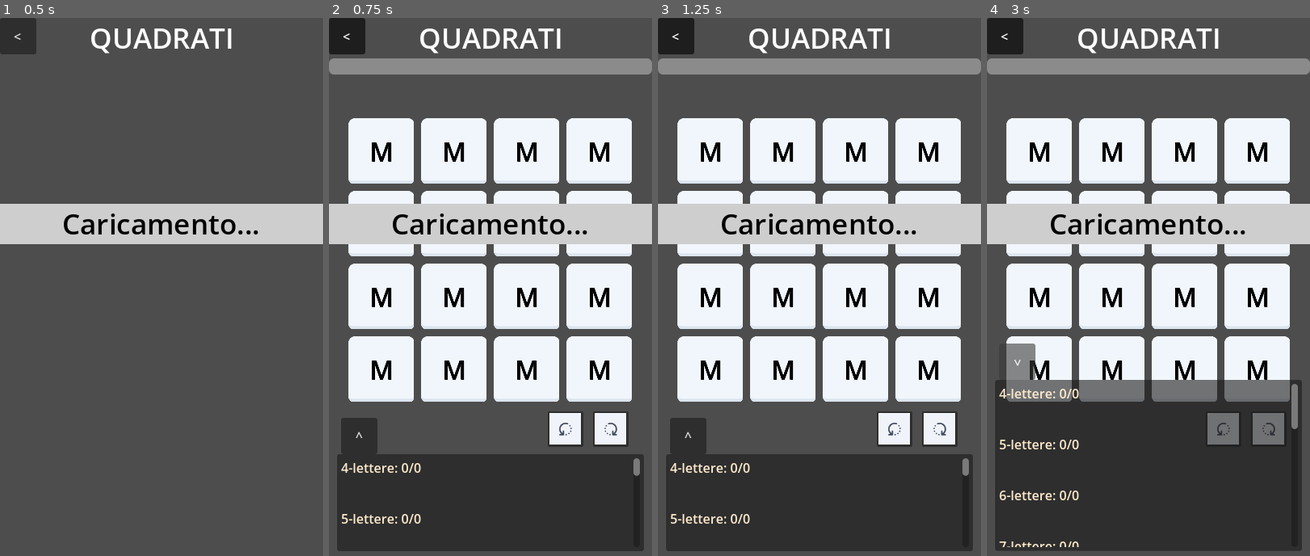
Above: before the commit, frames 1-4 (left to right).
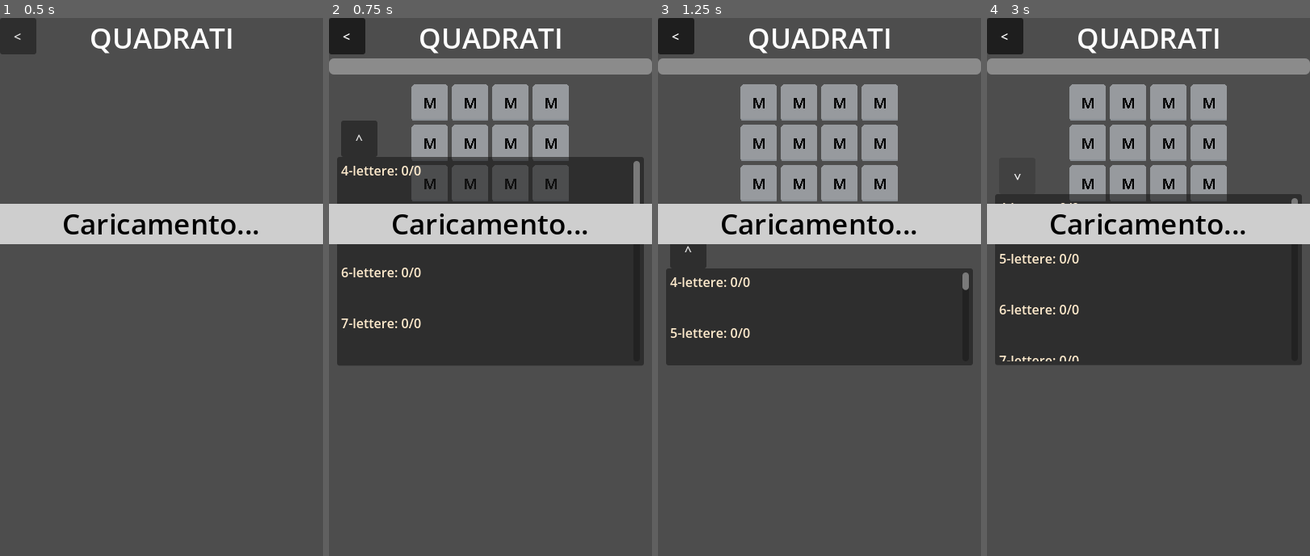
Above: after the commit, the same moments.

Repository: MarcoRizz/quadrati
Game: Godot game, scene res://scenes/main_window.tscn
Two runs of this game, one before a commit and one after it. Both use one fixed random seed, a clock stepped at 60 frames per second and the inputs below.
Inputs (mouse positions are in pixels of both pictures, inside the frame that each line leads up to):
- Up to frame 1 (0.5 s): no input
- Up to frame 2 (0.75 s): click "<" at 0.5 s
- Up to frame 3 (1.25 s): no input
- Up to frame 4 (3 s): click (1038, 152) at 1.27 s; click (1268, 426) at 2.02 s; click "^" at 2.75 s

Frame 1 is identical in both runs. In frame 2, 63% of the frame differs, in the area x 2-98%, y 12-100%; in frame 3, 60%; in frame 4, 69%, in the area x 2-98%, y 12-99%.
Error before the commit: Trying to assign value of type 'Nil' to a variable of type 'Dictionary'. (res://scripts/main_window.gd:89)
Error after the commit: Trying to assign value of type 'Nil' to a variable of type 'Dictionary'. (res://scripts/main_window.gd:87)

Commit message:
creata yesterday_game come scena

Diff:
--- /dev/null
+++ b/scenes/yesterday_game.tscn
@@ -0,0 +1,30 @@
+[gd_scene load_steps=5 format=3 uid="uid://dqt6404pkxko2"]
+
+[ext_resource type="Script" path="res://scripts/main_game.gd" id="1_04fum"]
+[ext_resource type="PackedScene" uid="uid://knuk1qdilmis" path="res://scenes/grid.tscn" id="2_qucot"]
+[ext_resource type="PackedScene" uid="uid://cbbhu4y4ff6ye" path="res://scenes/wordpanel.tscn" id="5_25nog"]
+[ext_resource type="Script" path="res://scripts/progress_bar.gd" id="7_ncndv"]
+
+[node name="Game" type="Node2D"]
+script = ExtResource("1_04fum")
+
+[node name="Grid" parent="." instance=ExtResource("2_qucot")]
+modulate = Color(0.625597, 0.625597, 0.625597, 1)
+position = Vector2(200, 130)
+scale = Vector2(0.5, 0.5)
+
+[node name="WordPanel" parent="." instance=ExtResource("5_25nog")]
+offset_left = 10.0
+offset_top = 260.0
+offset_right = 390.0
+offset_bottom = 610.0
+
+[node name="ProgressBar" type="ProgressBar" parent="."]
+offset_right = 400.0
+offset_bottom = 20.0
+max_value = 0.0
+show_percentage = false
+script = ExtResource("7_ncndv")
+
+[connection signal="show_path" from="WordPanel" to="." method="_on_wordpanel_show_path"]
+[connection signal="initials_threshold_signal" from="ProgressBar" to="Grid" method="_on_progress_bar_initials_threshold_signal"]
--- a/scripts/grid.gd
+++ b/scripts/grid.gd
@@ -32,7 +32,7 @@
 var rot_speed = 2.0
 var rot_angle = 0.0
 
-var history_mode = false
+var yesterday_mode = false
 
 # Called when the node enters the scene tree for the first time.
 func _ready() -> void:
@@ -100,10 +100,6 @@
 		(tile_size + tile_spacing) * (grid_vector.x - 1.5),
 		(tile_size + tile_spacing) * (grid_vector.y - 1.5)
 	).rotated(rot_pos)
-
-
-#func i_tile_from_attempt(i: int) -> Node2D:
-	#return tiles[attempt.xy[i].x][attempt.xy[i].y]
 
 
 func _on_tile_attempt_start(recived_tile: Node2D, letter: String) -> void:
@@ -188,7 +184,10 @@
 	attempt_tiles.clear()
 	$Path.mod_clear_points()
 	get_tree().call_group("tiles_group", "clear")
-	get_tree().call_group("tiles_group", "show_number", number_shown and not history_mode)
+	get_tree().call_group("tiles_group", "show_number", number_shown and not yesterday_mode)
 	clear.emit()
 
-	ready_for_attempt = not history_mode
+	ready_for_attempt = not yesterday_mode
+
+func set_yesterday_mode() -> void:
+	yesterday_mode = true
--- a/scripts/main_game.gd
+++ b/scripts/main_game.gd
@@ -9,7 +9,7 @@
 signal attempt_result(word_finded: AttemptResult, word: String)
 signal game_complete()
 
-var history_mode = false
+var yesterday_mode = false
 
 var words = [] #colleziono tutte le parole
 var startingWords = [] #colleziono tutti gli inizi delle parole
@@ -40,7 +40,9 @@
 
 
 func load_game(data: Dictionary):
-	$Grid.history_mode = history_mode
+	if yesterday_mode:
+		$Grid.set_yesterday_mode()
+		$WordPanel.set_yesterday_mode()
 	# Aggiungi le parole
 	for i_parola in data.words:
 		words.append(i_parola)
@@ -62,12 +64,12 @@
 		$ProgressBar.increase(i_parola)
 		$Grid.set_answer(AttemptResult.NEW_FIND, i_parola)
 
-	# Se sono in history_mode rivelo le rimanenti
-	if history_mode:
+	# Se sono in yesterday_mode rivelo le rimanenti
+	if yesterday_mode:
 		$WordPanel.reveal_remaining_words()
 
 func _on_grid_clear_grid() -> void:
-	if $ProgressBar.value >= $ProgressBar.max_value and not $Grid.history_mode:
+	if $ProgressBar.value >= $ProgressBar.max_value and not $Grid.yesterday_mode:
 		game_complete.emit()
 
 
--- a/scripts/main_window.gd
+++ b/scripts/main_window.gd
@@ -12,8 +12,6 @@
 const fileName_actual_results := "user://savegame.save"
 const fileName_old_grid := "user://lastsavedjson.save"
 const fileName_old_results := "user://lastsavedgame.save"
-
-const NodeGrid = preload("res://scenes/main_game.tscn")
 
 var todaysJson : Dictionary
 var todaysSave : Dictionary
@@ -157,79 +155,10 @@
 	return file.has("todaysNum") and file.has("wordsFinded")
 
 
-#func _on_yesterday_button_pressed() -> void:
-	#$Grid.history_mode = not $Grid.history_mode
-	#var json_directory: String
-	#var save_directory: String
-	#
-	#if $Grid.history_mode:
-		#json_directory = fileName_old_grid
-		#save_directory = fileName_old_results
-	#else:
-		#json_directory = fileName_actual_grid
-		#save_directory = fileName_actual_results
-#
-	### CARICO LA GRIGLIA DELLA VOLTA SCORSA ##
-	#if not FileAccess.file_exists(json_directory):
-		#print("No saved JSON")
-		#return
-	#
-	#var old_json_as_text = FileAccess.get_file_as_string(json_directory)
-	#var yesterdaysJson = JSON.parse_string(old_json_as_text)
-	#if not valid_game_file(yesterdaysJson):
-		#print("Old saved JSON is corrupted")
-		#return
-		#
-	### CARICO I RISULATI DELLA VOLTA SCORSA ##
-	#var yesterdaysSave
-	#if not FileAccess.file_exists(save_directory):
-		#yesterdaysSave = []  # Non esiste un file di salvataggio
-#
-	## Carica il file di salvataggio come stringa
-	#var old_save_as_text = FileAccess.get_file_as_string(save_directory)
-	#var parse_old_result = JSON.parse_string(old_save_as_text)
-	#
-	## Controlla se il parsing ha avuto successo
-	#if not parse_old_result.has("wordsFinded"):
-		#print("Errore nel parsing del file old_save: ", parse_old_result.error_string)
-		#yesterdaysSave = []
-	#
-	## Se il numero di "today's number" non corrisponde, rinomina il file
-	#if parse_old_result.todaysNum != yesterdaysJson.todaysNum:
-		#print("Il file old_save non corrisponde con old_JSON")
-		#yesterdaysSave = []
-	#
-	## Se tutto è ok, ritorna le parole trovate
-	#yesterdaysSave = parse_old_result.wordsFinded
-	#
-	### SISTEMO LA GRIGLIA ##
-	#$Title.text = "QUADRATI"
-	#$ProgressBar.reset()
-	#$Grid.deinstantiate()
-	#$WordPanel.deinstantiate()
-	##$WordPanel.instantiate(yesterdaysJson)
-	#if $Grid.history_mode:
-		#load_data(yesterdaysJson, false)
-		#
-		#for parola in yesterdaysSave:
-			#attempt_result.emit(1, parola)
-		#
-		#var words_to_reveal = yesterdaysJson["words"]
-		#
-		#words_to_reveal = words_to_reveal.filter(func(word):
-			#return not yesterdaysSave.has(word))
-		#
-		#for parola in words_to_reveal:
-			#reveal_word.emit(parola)
-#
-		#$YesterdayButton.rotation = PI
-	#else:
-		#load_data(yesterdaysJson)
-#
-		#$YesterdayButton.rotation = 0
 func _on_yesterday_button_toggled(toggled_on: bool) -> void:
 	var game_to_load: Dictionary
 	var save_to_load: Dictionary
+	var NodeGrid: Resource
 	if toggled_on:
 		# Carico i dati vecchi
 		game_to_load = load_json_file(fileName_old_grid)
@@ -242,9 +171,12 @@
 			if not valid_save_file(save_to_load) and not save_to_load == {}:
 				print("corrupted old save file, ignoring it...")
 			save_to_load.clear()
+
+		NodeGrid = preload("res://scenes/yesterday_game.tscn")
 	else:
 		game_to_load = todaysJson
 		save_to_load = todaysSave
+		NodeGrid = preload("res://scenes/main_game.tscn")
 
 	# Cancello Game vecchio e ne istanzio uno nuovo
 	#game_obj.queue_free()
@@ -255,10 +187,10 @@
 	game_obj.position = game_obj_position
 
 	$Title.text = "QUADRATI#" + str(game_to_load.todaysNum)
-	game_obj.history_mode = toggled_on
+	game_obj.yesterday_mode = toggled_on
 	game_obj.load_game(game_to_load)
 	game_obj.load_results(save_to_load)
-	game_obj.history_mode = toggled_on
+	game_obj.yesterday_mode = toggled_on
 
 
 func load_json_file(fileName: String) -> Dictionary:
--- a/scripts/tile.gd
+++ b/scripts/tile.gd
@@ -41,7 +41,7 @@
 func number_update() -> void:
 	var new_number = startingWords.size();
 	$Sprite2D/Numero.text = str(new_number)
-	if grid.history_mode:    #TODO: <-- da timuovere rif a grid
+	if grid.yesterday_mode:    #TODO: <-- da timuovere rif a grid
 		$Sprite2D/Numero.hide()
 		$Sprite2D.modulate = Color.LIGHT_SLATE_GRAY
 		return
--- a/scripts/wordpanel.gd
+++ b/scripts/wordpanel.gd
@@ -12,6 +12,8 @@
 
 @onready var vbox = $ScrollContainer/VBoxContainer
 @onready var scroll_container = $ScrollContainer
+
+var yesterday_mode = false
 
 var box_parole = {
 	 "4": {"n": 0, "n_max": 0, "title": Label.new(), "containers": []},
@@ -47,7 +49,7 @@
 # Called every frame. 'delta' is the elapsed time since the previous frame.
 func _process(delta: float) -> void:
 	# Esegui il calcolo solo se è necessario espandere o ridurre il pannello
-	if (moving_up and size.y < extended_size_y) or (not moving_up and size.y > original_size_y):
+	if not yesterday_mode and ((moving_up and size.y < extended_size_y) or (not moving_up and size.y > original_size_y)):
 		# Aggiorna size.y e applica il clamp per mantenerlo nei limiti
 		size.y = clamp(size.y + moving_vel * delta * (1 if moving_up else -1), original_size_y, extended_size_y)
 
@@ -117,3 +119,8 @@
 
 func _on_parola_show_path(word: String) -> void:
 	show_path.emit(word)
+
+
+func set_yesterday_mode() -> void:
+	yesterday_mode = true
+	$Button.hide()
